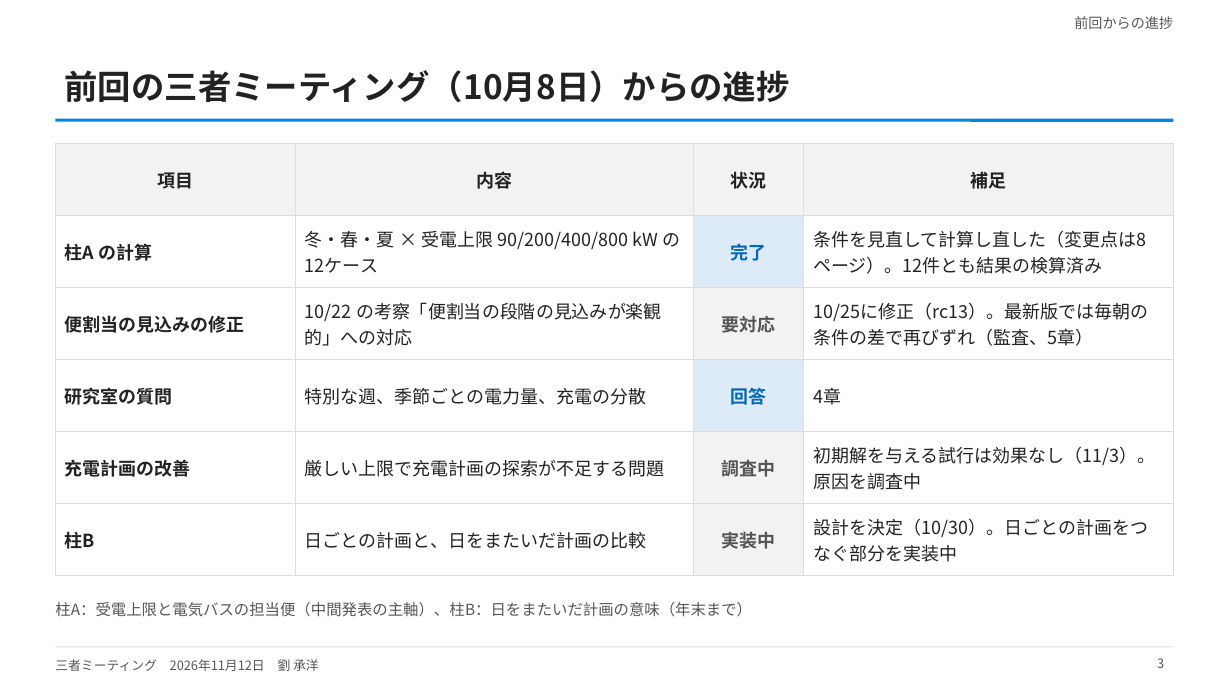
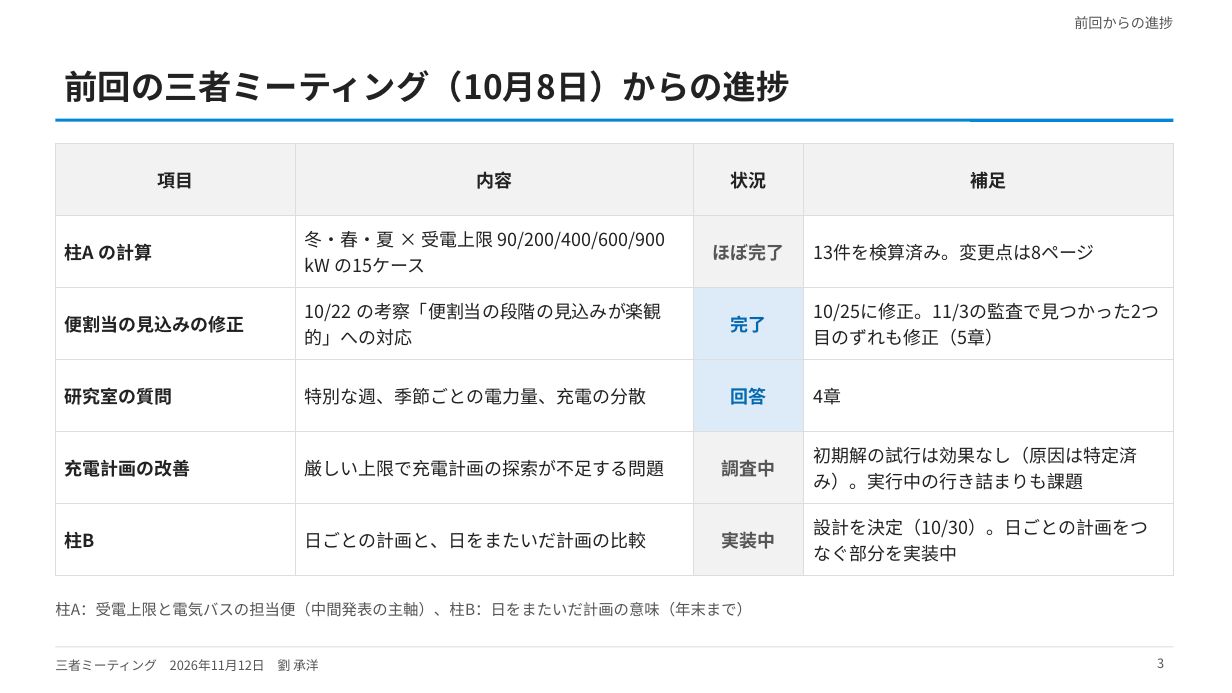
Before and after one commit to CYLIU2003/master-course, a slide deck: slide 3 of outcome/2026-11-12_three_party/three_party_20261112.pptx. Drawn at 1232x693 pixels with LibreOffice and Linux fonts; fonts in the diff are those of the drawing. Boxes give left, top, right and bottom in pixels: in the first picture for what was removed or moved away, otherwise in the second. Text is boxed around its words. In the diff, an @@ line names an element or a change of style, - is before the commit and + after.

```diff
--- a/outcome/2026-11-12_three_party/three_party_20261112.pptx
+++ b/outcome/2026-11-12_three_party/three_party_20261112.pptx
@@ table at [55, 143, 1174, 566] @@
-row 2: 柱A の計算 | 冬・春・夏 × 受電上限 90/200/400/800 kW の12ケース | 完了 | 条件を見直して計算し直した（変更点は8ページ）。12件とも結果の検算済み
+row 2: 柱A の計算 | 冬・春・夏 × 受電上限 90/200/400/600/900 kW の15ケース | ほぼ完了 | 13件を検算済み。変更点は8ページ
-row 3, column 3: 要対応
+row 3, column 3: 完了
-row 3, column 4: 10/25に修正（rc13）。最新版では毎朝の条件の差で再びずれ（監査、5章）
+row 3, column 4: 10/25に修正。11/3の監査で見つかった2つ目のずれも修正（5章）
-row 5, column 4: 初期解を与える試行は効果なし（11/3）。原因を調査中
+row 5, column 4: 初期解の試行は効果なし（原因は特定済み）。実行中の行き詰まりも課題
@@ fill #DCEBF7 to #F2F2F2 in row 2, column 3 @@
@@ fill #F2F2F2 to #DCEBF7 in row 3, column 3 @@
```
Also in this commit, not shown: 17 other slides changed, 1 slide added, 8 other files.
